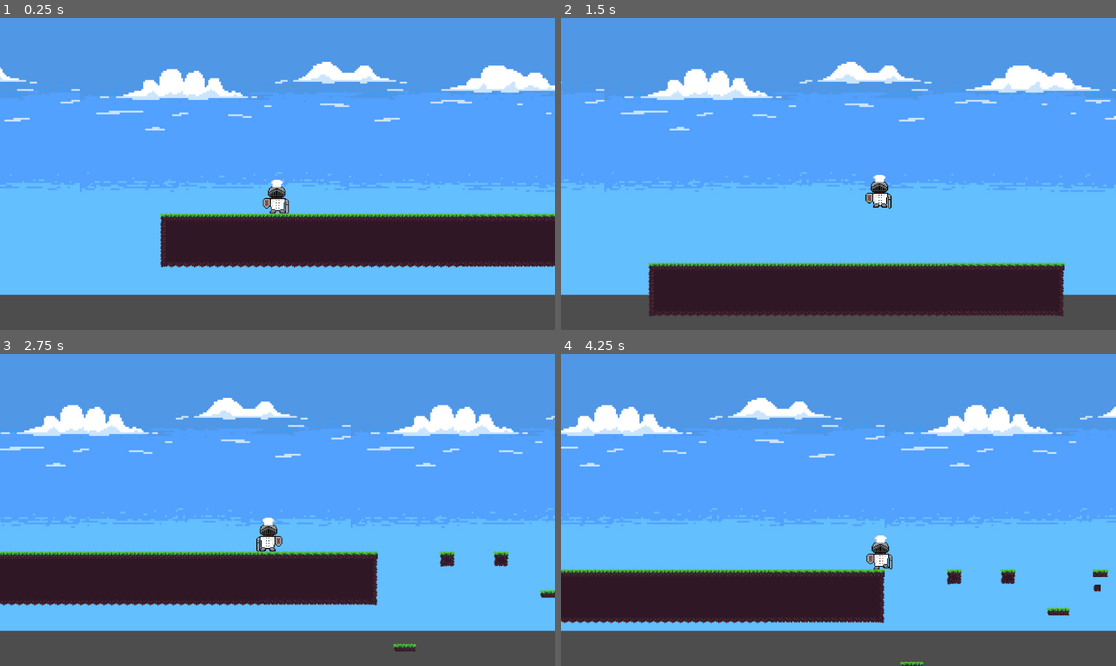
Above: before the commit, frames 1-4 (two rows, left to right).
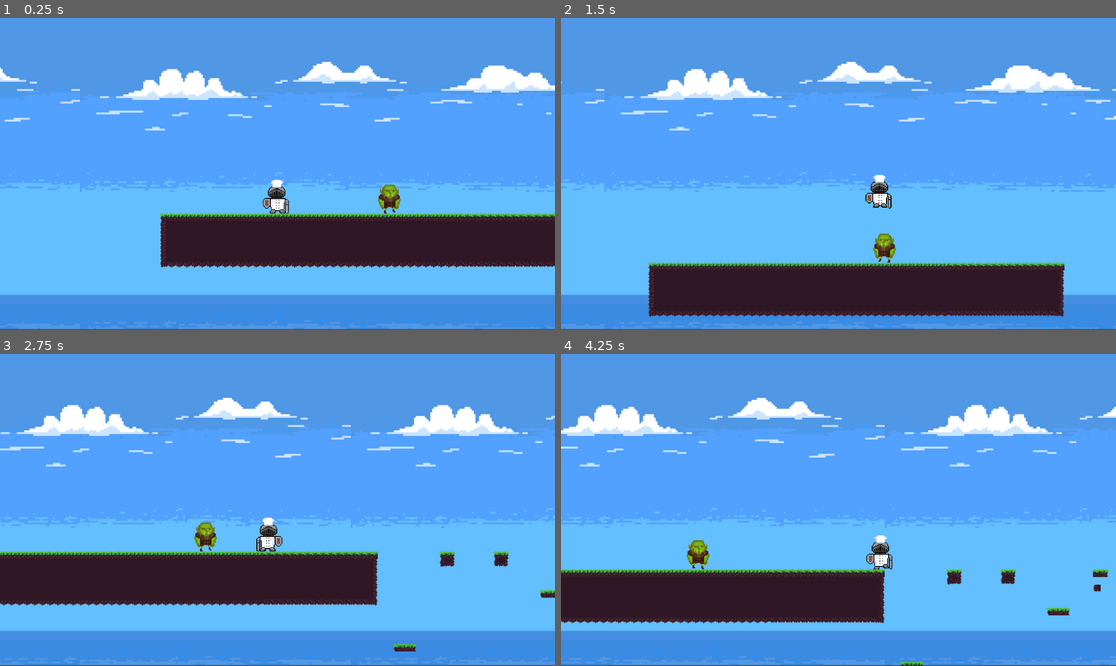
Above: after the commit, the same moments.

Repository: Matthewyee61/Matthews-game
Game: Godot game, scene res://Scenes/World.tscn
The game is run twice, just before and just after one commit, with the same random seed, the same clock (stepped at 60 frames per second) and the same inputs.
Inputs:
- Up to frame 1 (0.25 s): no input
- Up to frame 2 (1.5 s): hold D (right) from 0.53 s (still down); tap W (jump) at 0.77 s
- Up to frame 3 (2.75 s): tap W (jump) at 1.52 s; release D (right) at 2.03 s; hold A (left) from 2.03 s (still down)
- Up to frame 4 (4.25 s): release A (left) at 2.78 s; hold D (right) from 2.78 s (still down); tap W (jump) at 3.02, 3.77 s

The runs differ from the first frame. In frame 1, 11% of the frame differs, in the area x 0-100%, y 53-100%; in frame 2, 6.5%; in frame 3, 11%; in frame 4, 11%.

Commit message:
version 1.4
Started making orc enemy for game

Diff:
--- a/Scenes/World.tscn
+++ b/Scenes/World.tscn
@@ -1,8 +1,9 @@
-[gd_scene load_steps=6 format=4 uid="uid://de6dpecwyyukx"]
+[gd_scene load_steps=7 format=4 uid="uid://de6dpecwyyukx"]
 
 [ext_resource type="PackedScene" uid="uid://vkok7d2ol8ff" path="res://Player.tscn" id="1_5jtm6"]
 [ext_resource type="Texture2D" uid="uid://xvgdfcskuux1" path="res://Background/grass tileset.png" id="2_spioi"]
 [ext_resource type="Texture2D" uid="uid://dvog07euunhaq" path="res://Background/Sky.jpg" id="3_qpvc1"]
+[ext_resource type="PackedScene" uid="uid://dunbun7ob3wa8" path="res://Scenes/orc.tscn" id="4_qjtxp"]
 
 [sub_resource type="TileSetAtlasSource" id="TileSetAtlasSource_ixw1s"]
 texture = ExtResource("2_spioi")
@@ -547,6 +548,9 @@
 [node name="TextureRect" type="TextureRect" parent="ParallaxBackground/Sky"]
 offset_top = -100.0
 offset_right = 1536.0
-offset_bottom = 575.0
+offset_bottom = 646.0
 texture = ExtResource("3_qpvc1")
 stretch_mode = 1
+
+[node name="Orc" parent="." instance=ExtResource("4_qjtxp")]
+position = Vector2(460, 170)
--- /dev/null
+++ b/Scenes/orc.gd
@@ -0,0 +1,17 @@
+extends Area2D
+
+var direction = 1
+# Called when the node enters the scene tree for the first time.
+func _ready() -> void:
+	pass # Replace with function body.
+
+
+# Called every frame. 'delta' is the elapsed time since the previous frame.
+func _process(delta):
+	translate(Vector2.RIGHT * direction)
+	$AnimatedSprite2D.flip_h = direction < 0
+
+
+
+func _on_timer_timeout() -> void:
+	direction *= -1
--- /dev/null
+++ b/Scenes/orc.tscn
@@ -0,0 +1,86 @@
+[gd_scene load_steps=16 format=3 uid="uid://dunbun7ob3wa8"]
+
+[ext_resource type="Texture2D" uid="uid://dkyxoqvt78wkp" path="res://Sprites/Orc Idle-1.png.png" id="1_0japd"]
+[ext_resource type="Script" path="res://Scenes/orc.gd" id="1_l8eat"]
+[ext_resource type="Texture2D" uid="uid://c0u8a2e7gg87g" path="res://Sprites/Orc Walking-1.png.png" id="2_ivstj"]
+[ext_resource type="Texture2D" uid="uid://5r3uyxjxuok7" path="res://Sprites/Orc Walking-2.png.png" id="3_fffes"]
+[ext_resource type="Texture2D" uid="uid://q1woavbxdxj2" path="res://Sprites/Orc Walking-3.png.png" id="4_sagst"]
+[ext_resource type="Texture2D" uid="uid://bkppguycc04ca" path="res://Sprites/Orc Walking-4.png.png" id="5_k10vj"]
+[ext_resource type="Texture2D" uid="uid://dahyj0gdxpqir" path="res://Sprites/Orc Walking-5.png.png" id="6_helx1"]
+
+[sub_resource type="AtlasTexture" id="AtlasTexture_ofwuq"]
+atlas = ExtResource("1_0japd")
+region = Rect2(0, 0, 228, 256)
+
+[sub_resource type="AtlasTexture" id="AtlasTexture_44svf"]
+atlas = ExtResource("2_ivstj")
+region = Rect2(0, 0, 228, 256)
+
+[sub_resource type="AtlasTexture" id="AtlasTexture_1s72g"]
+atlas = ExtResource("3_fffes")
+region = Rect2(0, 0, 228, 256)
+
+[sub_resource type="AtlasTexture" id="AtlasTexture_y60hm"]
+atlas = ExtResource("4_sagst")
+region = Rect2(0, 0, 228, 256)
+
+[sub_resource type="AtlasTexture" id="AtlasTexture_25hbg"]
+atlas = ExtResource("5_k10vj")
+region = Rect2(0, 0, 228, 256)
+
+[sub_resource type="AtlasTexture" id="AtlasTexture_74rg8"]
+atlas = ExtResource("6_helx1")
+region = Rect2(0, 0, 228, 256)
+
+[sub_resource type="SpriteFrames" id="SpriteFrames_plckh"]
+animations = [{
+"frames": [{
+"duration": 1.0,
+"texture": SubResource("AtlasTexture_ofwuq")
+}],
+"loop": true,
+"name": &"idle",
+"speed": 5.0
+}, {
+"frames": [{
+"duration": 1.0,
+"texture": SubResource("AtlasTexture_44svf")
+}, {
+"duration": 1.0,
+"texture": SubResource("AtlasTexture_1s72g")
+}, {
+"duration": 1.0,
+"texture": SubResource("AtlasTexture_y60hm")
+}, {
+"duration": 1.0,
+"texture": SubResource("AtlasTexture_25hbg")
+}, {
+"duration": 1.0,
+"texture": SubResource("AtlasTexture_74rg8")
+}],
+"loop": true,
+"name": &"walking",
+"speed": 8.0
+}]
+
+[sub_resource type="CircleShape2D" id="CircleShape2D_cmuek"]
+
+[node name="Orc" type="Area2D" groups=["Death"]]
+scale = Vector2(0.2, 0.2)
+script = ExtResource("1_l8eat")
+
+[node name="AnimatedSprite2D" type="AnimatedSprite2D" parent="."]
+scale = Vector2(1.2, 1.2)
+sprite_frames = SubResource("SpriteFrames_plckh")
+animation = &"walking"
+autoplay = "walking"
+frame_progress = 0.534847
+
+[node name="CollisionShape2D" type="CollisionShape2D" parent="."]
+scale = Vector2(10, 10)
+shape = SubResource("CircleShape2D_cmuek")
+
+[node name="Timer" type="Timer" parent="."]
+autostart = true
+
+[connection signal="timeout" from="Timer" to="." method="_on_timer_timeout"]
--- /dev/null
+++ b/orc.tscn
@@ -0,0 +1,79 @@
+[gd_scene load_steps=15 format=3 uid="uid://ca01ivj4h33jb"]
+
+[ext_resource type="Texture2D" uid="uid://dkyxoqvt78wkp" path="res://Sprites/Orc Idle-1.png.png" id="1_ot4bg"]
+[ext_resource type="Texture2D" uid="uid://c0u8a2e7gg87g" path="res://Sprites/Orc Walking-1.png.png" id="2_5x2f0"]
+[ext_resource type="Texture2D" uid="uid://5r3uyxjxuok7" path="res://Sprites/Orc Walking-2.png.png" id="3_aoddd"]
+[ext_resource type="Texture2D" uid="uid://q1woavbxdxj2" path="res://Sprites/Orc Walking-3.png.png" id="4_unmpw"]
+[ext_resource type="Texture2D" uid="uid://bkppguycc04ca" path="res://Sprites/Orc Walking-4.png.png" id="5_pu5j3"]
+[ext_resource type="Texture2D" uid="uid://dahyj0gdxpqir" path="res://Sprites/Orc Walking-5.png.png" id="6_ikemd"]
+
+[sub_resource type="CircleShape2D" id="CircleShape2D_cmuek"]
+
+[sub_resource type="AtlasTexture" id="AtlasTexture_ofwuq"]
+atlas = ExtResource("1_ot4bg")
+region = Rect2(0, 0, 228, 256)
+
+[sub_resource type="AtlasTexture" id="AtlasTexture_44svf"]
+atlas = ExtResource("2_5x2f0")
+region = Rect2(0, 0, 228, 256)
+
+[sub_resource type="AtlasTexture" id="AtlasTexture_1s72g"]
+atlas = ExtResource("3_aoddd")
+region = Rect2(0, 0, 228, 256)
+
+[sub_resource type="AtlasTexture" id="AtlasTexture_y60hm"]
+atlas = ExtResource("4_unmpw")
+region = Rect2(0, 0, 228, 256)
+
+[sub_resource type="AtlasTexture" id="AtlasTexture_25hbg"]
+atlas = ExtResource("5_pu5j3")
+region = Rect2(0, 0, 228, 256)
+
+[sub_resource type="AtlasTexture" id="AtlasTexture_74rg8"]
+atlas = ExtResource("6_ikemd")
+region = Rect2(0, 0, 228, 256)
+
+[sub_resource type="SpriteFrames" id="SpriteFrames_plckh"]
+animations = [{
+"frames": [{
+"duration": 1.0,
+"texture": SubResource("AtlasTexture_ofwuq")
+}],
+"loop": true,
+"name": &"idle",
+"speed": 5.0
+}, {
+"frames": [{
+"duration": 1.0,
+"texture": SubResource("AtlasTexture_44svf")
+}, {
+"duration": 1.0,
+"texture": SubResource("AtlasTexture_1s72g")
+}, {
+"duration": 1.0,
+"texture": SubResource("AtlasTexture_y60hm")
+}, {
+"duration": 1.0,
+"texture": SubResource("AtlasTexture_25hbg")
+}, {
+"duration": 1.0,
+"texture": SubResource("AtlasTexture_74rg8")
+}],
+"loop": true,
+"name": &"walking",
+"speed": 8.0
+}]
+
+[node name="Orc" type="Area2D"]
+
+[node name="CollisionShape2D" type="CollisionShape2D" parent="."]
+scale = Vector2(10, 10)
+shape = SubResource("CircleShape2D_cmuek")
+
+[node name="AnimatedSprite2D" type="AnimatedSprite2D" parent="."]
+sprite_frames = SubResource("SpriteFrames_plckh")
+animation = &"walking"
+frame_progress = 0.936404
+
+[node name="Timer" type="Timer" parent="."]
+autostart = true
Binary file added: Sprites/Orc Idle-1.png.png
Not shown, added: Sprites/Orc Idle-1.png.png.import
Binary file added: Sprites/Orc Walking-1.png.png
Not shown, added: Sprites/Orc Walking-1.png.png.import
Binary file added: Sprites/Orc Walking-2.png.png
Not shown, added: Sprites/Orc Walking-2.png.png.import
Binary file added: Sprites/Orc Walking-3.png.png
Not shown, added: Sprites/Orc Walking-3.png.png.import
Binary file added: Sprites/Orc Walking-4.png.png
Not shown, added: Sprites/Orc Walking-4.png.png.import
Binary file added: Sprites/Orc Walking-5.png.png
Not shown, added: Sprites/Orc Walking-5.png.png.import
